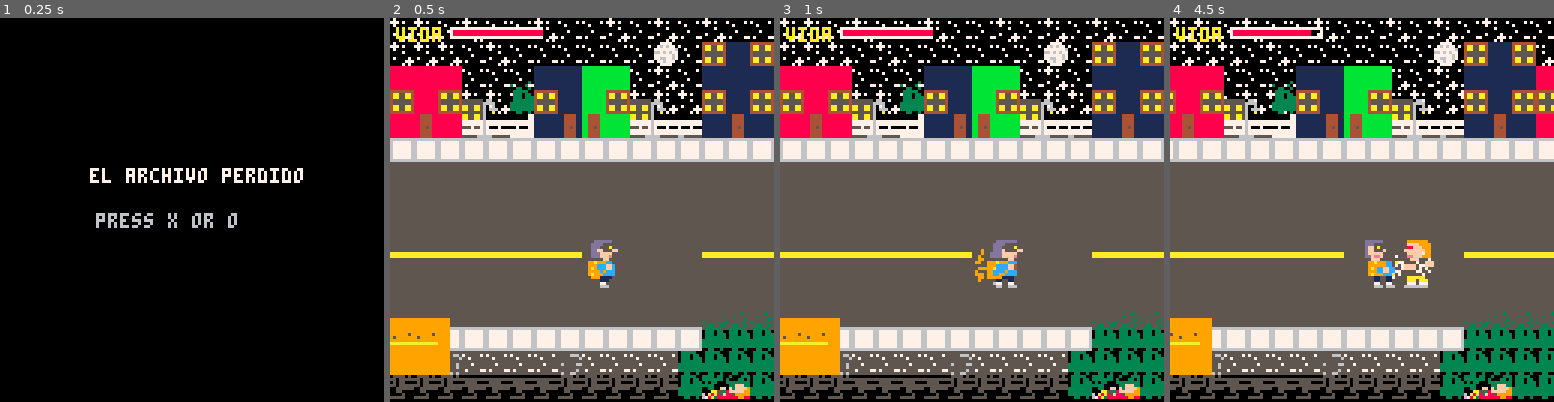
Above: before the commit, frames 1-4 (left to right).
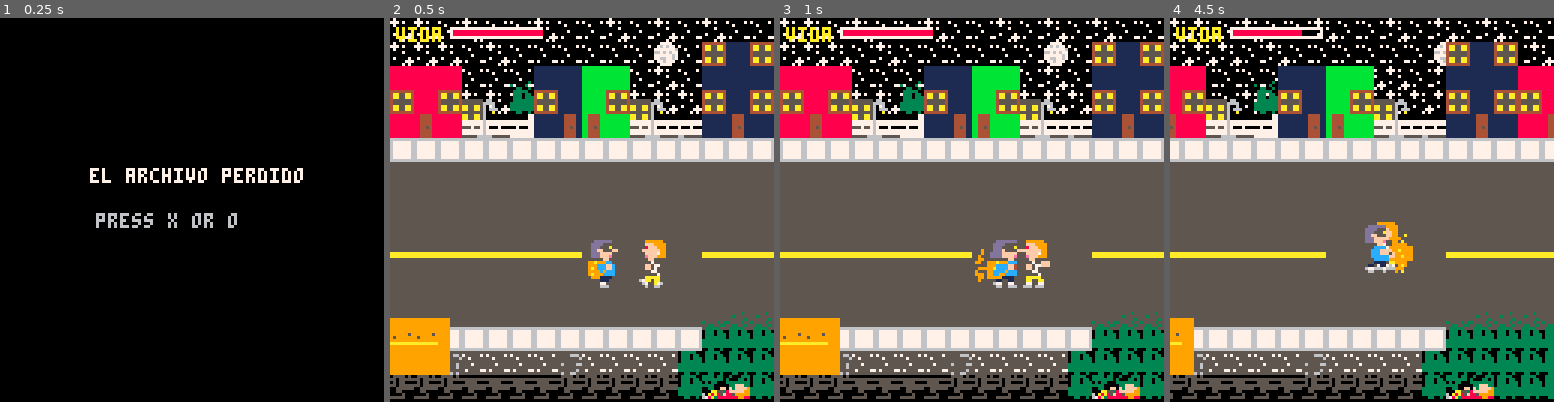
Above: after the commit, the same moments.

Repository: pablonauta/laboratorio2
Game: PICO-8 cartridge test.p8
Same seed, same stepped clock (60 frames per second), same inputs: the game is played once before the commit and once after it.
Inputs:
- Up to frame 1 (0.25 s): no input
- Up to frame 2 (0.5 s): tap X (X key) at 0.33 s
- Up to frame 3 (1 s): tap O (Z key) at 0.7 s
- Up to frame 4 (4.5 s): tap X (X key) at 1.07, 1.85, 2.97, 4.08 s; hold Right 1.6-2.1 s; tap O (Z key) every 0.4 s from 1.7 to 4.1 s; hold Up 2.15-2.42 s; hold Right 2.47-3.03 s; hold Left 3.08-3.58 s; hold Down 3.63-3.97 s; hold Right from 4.02 s (still down)

Frame 1 is identical in both runs. In frame 2, 0.5% of the frame differs, in the area x 64-72%, y 57-71%; in frame 3, 0.5%; in frame 4, 23%, in the area x 0-100%, y 3-100%.

Commit message:
siembra de malandros y emboscada zona 1

Diff:
--- a/test.p8
+++ b/test.p8
@@ -5,6 +5,29 @@
 
 modo="intro"
 
+dificultad="normal"
+max_malandros=2
+
+colores_malandro={8,11,12,14}
+sig_color=1
+
+emboscada_z1=false
+
+spawns_zona1={
+ {80,90,11},
+ {200,90,12},
+ {320,90,14},
+ {380,90,8},
+ {440,90,10}
+}
+
+spawns_emboscada_z1={
+ {365,75,11},
+ {380,85,12},
+ {395,95,14},
+ {410,90,8}
+}
+
 function _init()
 
  cam_x=0
@@ -55,7 +78,21 @@
 
  actualizar_camara()
 
+ -- emboscada final zona 1
  if zona==1
+ and not emboscada_z1
+ and jug.x>260 then
+
+  for s in all(spawns_emboscada_z1) do
+   make_malandro(s[1],s[2],s[3])
+  end
+
+  emboscada_z1=true
+ end
+
+ -- pasar a zona 2
+ if zona==1
+ and emboscada_z1
  and enemigos_vivos()==0
  and jug.x>350 then
 
@@ -64,32 +101,13 @@
 
  end
 
+ -- victoria en zona 2
  if zona==2
  and enemigos_vivos()==0 then
 
   modo="victoria"
   return
 
- end
-
- if zona==1 then
-  t_spawn-=1
-
-  if t_spawn<=0
-  and malandros_creados<2 then
-   make_malandro()
-   malandros_creados+=1
-   t_spawn=30
-  end
-
- end
-
-end
-
-function update_victoria()
-
- if btnp(4) or btnp(5) then
-  modo="intro"
  end
 
 end
@@ -161,6 +179,14 @@
 
 function iniciar_juego()
 
+ if dificultad=="facil" then
+  max_malandros=2
+ elseif dificultad=="normal" then
+  max_malandros=6
+ else
+  max_malandros=10
+ end
+
  jefe_muerto=false
  cargar_zona(1)
 
@@ -183,8 +209,10 @@
   jug=make_jugador()
   jug.vida=vida
 
-  t_spawn=30
-  malandros_creados=0
+  for s in all(spawns_zona1) do
+   make_malandro(s[1],s[2])
+  end
+
  end
 
  if zona==2 then
@@ -660,14 +688,15 @@
 
 -- malandro
 
-function make_malandro()
+function make_malandro(x,y,color)
 
  local m=make_entidad()
 
  m.tipo="malandro"
 
- m.x=110
- m.y=90
+ m.x=x or 110
+ m.y=y or 90
+ m.color_ropa=color or 8
  m.z=0
 
  m.ancho=16
@@ -691,6 +720,12 @@
  m.f=1
  m.df=0.10
  m.flip=true
+ m.color_ropa=colores_malandro[sig_color]
+
+	sig_color+=1
+	if sig_color>#colores_malandro then
+ 	sig_color=1
+	end
 
  -- hurt box
  m.bb={
@@ -889,8 +924,9 @@
  -- draw
  m.drw=function()
 
+  pal(8,m.color_ropa)
   draw_ent(m)
-
+  pal()
   -- hurt box
   --draw_hurtbox(m,8)
 
